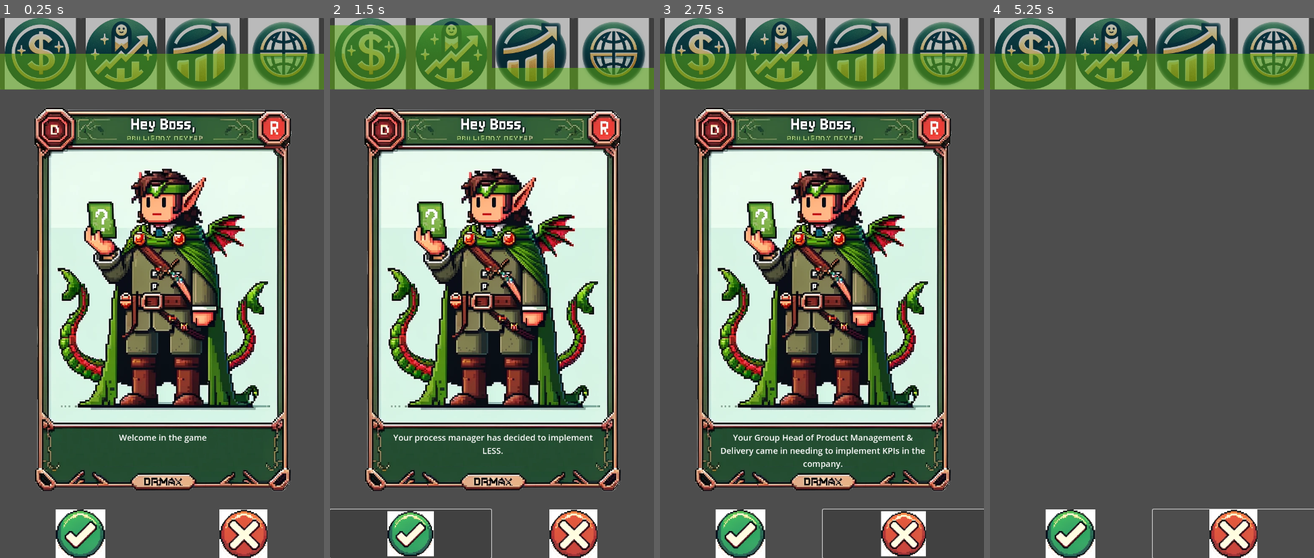
Above: before the commit, frames 1-4 (left to right).
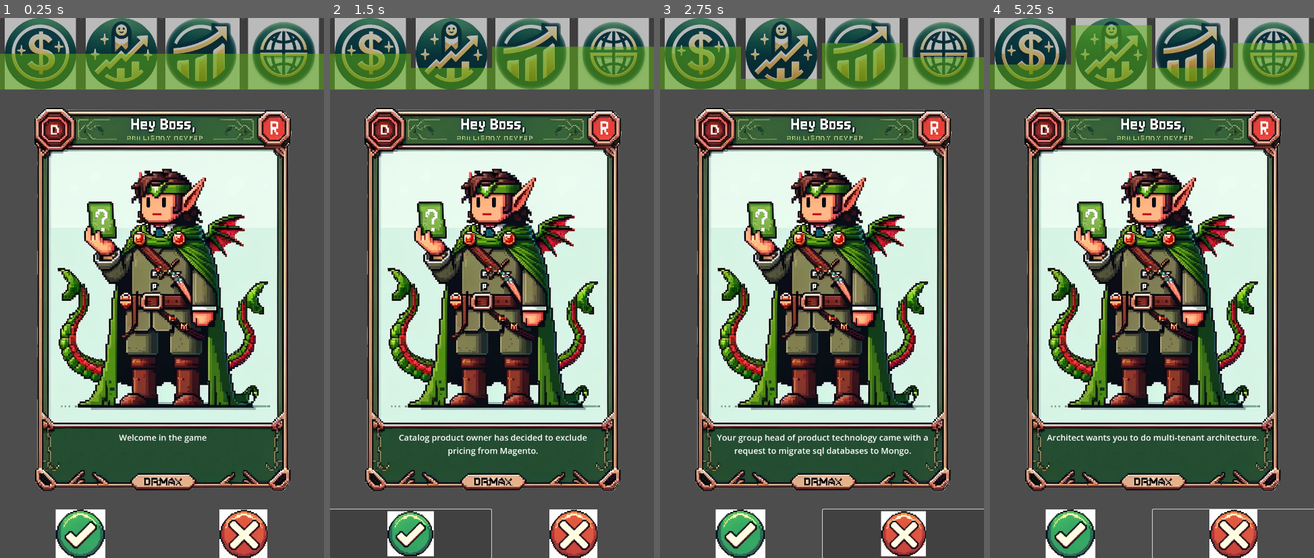
Above: after the commit, the same moments.

Repository: OTaufer/drmax-game
Game: Godot game, scene res://Scenes/UI/Main.tscn
Two runs of this game, one before a commit and one after it. Both use one fixed random seed, a clock stepped at 60 frames per second and the inputs below.
Inputs (mouse positions are in pixels of both pictures, inside the frame that each line leads up to):
- Up to frame 1 (0.25 s): no input
- Up to frame 2 (1.5 s): click (411, 536) at 0.5 s; click (411, 536) at 1.25 s
- Up to frame 3 (2.75 s): click (903, 536) at 2 s
- Up to frame 4 (5.25 s): click (1233, 536) at 2.75 s; click (1071, 536) at 3.5 s; click (1233, 536) at 4.25 s; tap Enter at 5 s; move the mouse to (1223, 261) at 5.02 s; click (1223, 261) at 5.17 s

The runs differ from the first frame. In frame 1, less than 0.1% of the frame differs, in the area x 11-90%, y 21-88%; in frame 2, 5.9%; in frame 3, 3.2%; in frame 4, 55%, in the area x 0-100%, y 1-88%.

Commit message:
feature(add): create new cards

Diff:
--- a/Scripts/Objects/CardDatabase.gd
+++ b/Scripts/Objects/CardDatabase.gd
@@ -3,15 +3,22 @@
 const ROLES_IMAGES = {
 	'init': 'card.png',
 	'po': 'card.png',
-	'ceo': 'card.png'
+	'ceo': 'card.png',
+	'arch': 'card.png',
+	'ccm': 'card.png'
 }
-
+#Contact Centre Manager
 # image, text, stats for accept (for delete are stats inverted)
 const DATA = {
-	'card1': [ROLES_IMAGES['po'], "Your group head of product technology came with a request to migrate sql databases to Mongo.", [40, 40, -20, -20]],
-	'card2': [ROLES_IMAGES['ceo'], "Your Group Head of Product Management & Delivery came in needing to implement KPIs in the company.", [40, 40, -20, -20]],
-	'card3': [ROLES_IMAGES['ceo'], "Your process manager has decided to implement LESS.", [40, 40, -20, -20]],
-	'card4': [ROLES_IMAGES['po'], "Catalog product owner has decided to exclude pricing from Magento.", [40, 40, -20, -20]]
+	'1': [ROLES_IMAGES['po'], "Your group head of product technology came with a request to migrate sql databases to Mongo.", [15, -20, 0, -10]],
+	'2': [ROLES_IMAGES['ceo'], "Your Group Head of Product Management & Delivery came in needing to implement KPIs in the company.", [15, -15, 15, 5]],
+	'3': [ROLES_IMAGES['ceo'], "Your process manager has decided to implement LESS.", [0, -20, 10, 10]],
+	'4': [ROLES_IMAGES['po'], "Catalog product owner has decided to exclude pricing from Magento.", [-10, 15, -5, 15]],
+	'5': [ROLES_IMAGES['arch'], "Architect needs you to finish connecting to SonarQ to meet its own KPIs.", [-20, -10, 10, 10]],
+	'6': [ROLES_IMAGES['arch'], "Architect wants you to split the monolith.", [-20, 25, -20, 10]],
+	'7': [ROLES_IMAGES['arch'], "Architect wants you to do multi-tenant architecture.", [-10, -25, 0, -5]],
+	'8': [ROLES_IMAGES['arch'], "The architect wants to move from gitlab to azure devops..", [10, -20, 5, -10]],
+	'9': [ROLES_IMAGES['arch'], "The contact center manager says they can't work, because the call centre administration is down. Will you send it to the dev teams to fix it?", [10, -20, 5, -10]],
 }
 
 const INIT_CARD = {'welcome': [ROLES_IMAGES['po'], "Welcome in the game", [0, 0, 0, 0]]}
